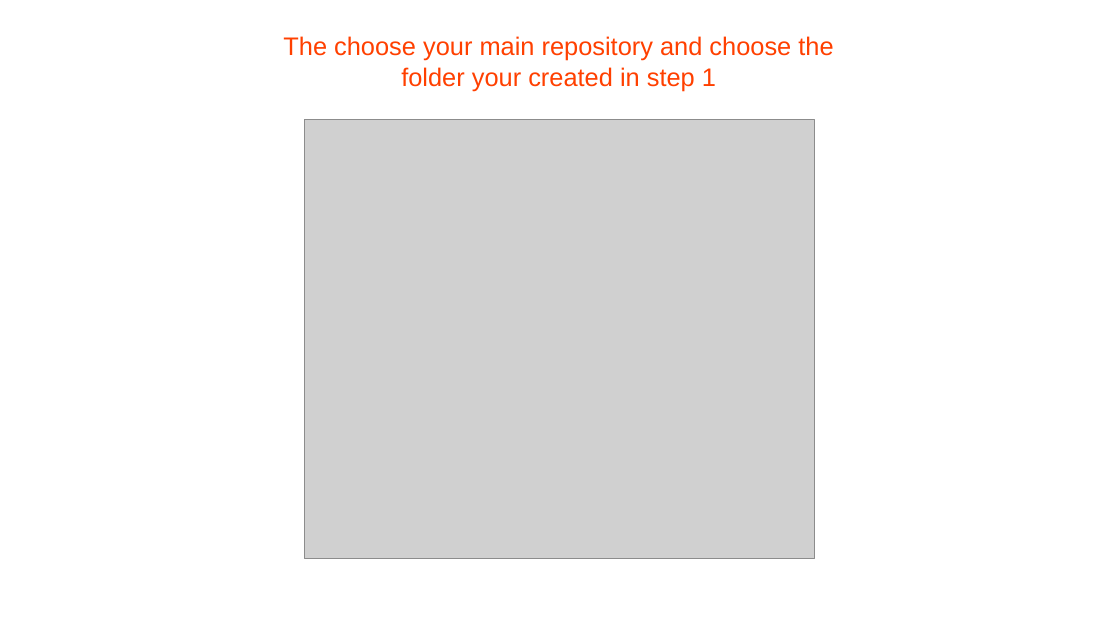
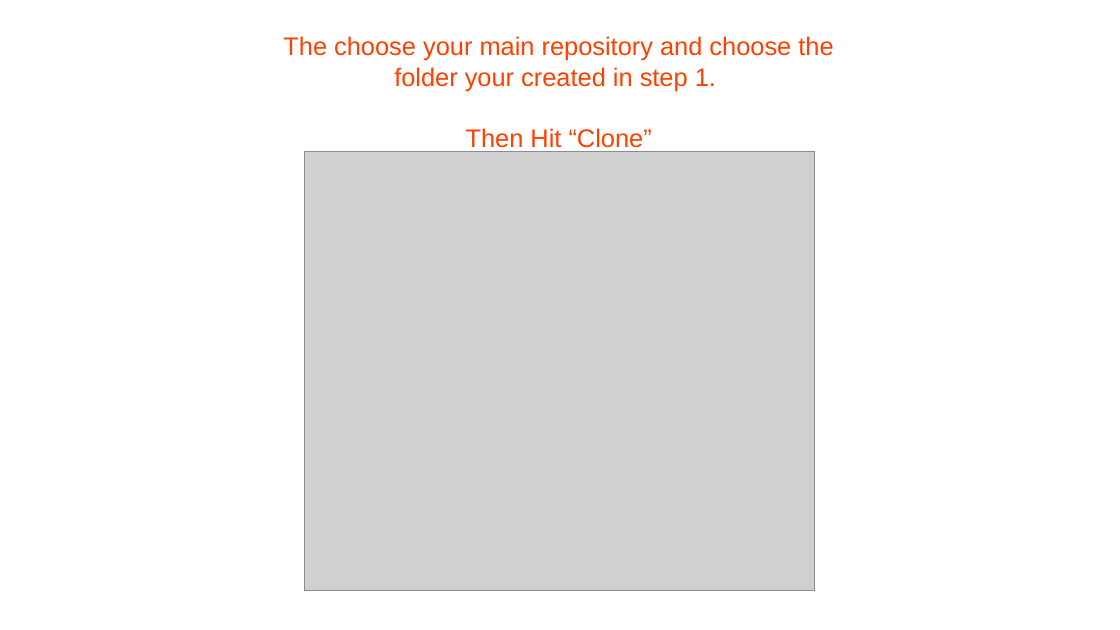
Before and after one commit to eastcoastwebops/eastcoastwebops.github.io, a slide deck: slide 4 of lessons/github-desktop.pptx. Drawn at 1120x630 pixels with LibreOffice and Linux fonts; fonts in the diff are those of the drawing; grey boxes stand for pictures. Boxes give left, top, right and bottom in pixels: in the first picture for what was removed or moved away, otherwise in the second. Text is boxed around its words. In the diff, an @@ line names an element or a change of style, - is before the commit and + after.

```diff
--- a/lessons/github-desktop.pptx
+++ b/lessons/github-desktop.pptx
@@ text at [283, 36, 833, 152]: text changed @@
-The choose your main repository and choose the folder your created in step 1
+The choose your main repository and choose the folder your created in step 1.
+Then Hit “Clone”
@@ picture: place and size @@
-picture at [305, 120, 815, 559]
+picture at [305, 151, 815, 590]
```
Also in this commit, not shown: 2 other files.
